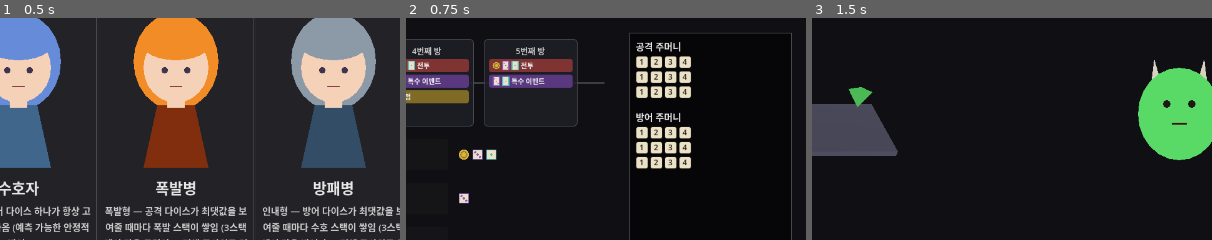
Above: before the commit, frames 1-3 (left to right).
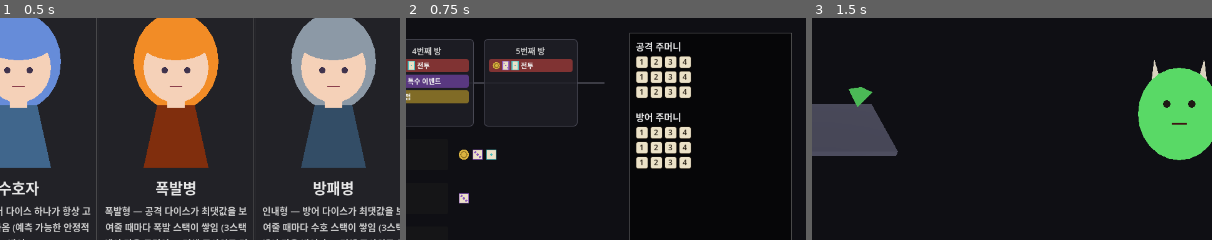
Above: after the commit, the same moments.

Repository: YGseok/ProjectD
Game: Godot game, scene res://code/scenes/character_select.tscn
The game is run twice, just before and just after one commit, with the same random seed, the same clock (stepped at 60 frames per second) and the same inputs.
Inputs:
- Up to frame 1 (0.5 s): no input
- Up to frame 2 (0.75 s): click "던전 시작" at 0.5 s
- Up to frame 3 (1.5 s): click "전투 방 입장 (1번째 방)" at 1.25 s
The pictures show only the part of the screen within x 49-99%, y 17-67%; the shares and areas given below are measured in that part.

Frame 1 is identical in both runs. In frame 2, 1.3% of the frame differs, in the area x 20-42%, y 25-32%; in frame 3, nothing differs.

Commit message:
fix: 라운드 마지막 방이 상점/이벤트/스토리로도 통과되어 라운드가 안 넘어가던 버그 수정
라운드를 넘기려면 마지막 방의 보스를 이겨야 하는데(combat_test.gd -> RunState.advance_round()),
마지막 방에도 상점/특수 이벤트/스토리 이벤트가 확률 노출되고 있었다. 이 세 씬은 전투와 무관하게
RunState.rooms_cleared만 올릴 뿐 advance_round()를 몰라, 마지막 방에서 전투 대신 다른 선택지를
고르면 보스 없이 런이 "클리어" 상태가 되어 round_index가 그대로인 채 새 런 시작으로 이어졌다
(INBOX.md 2026-09-14 "방 다섯개 클리어 후 라운드가 안 올라간다" 신고와 일치).

dungeon_map.gd의 _room_options_for_index()에서 라운드 마지막 방은 전투만 노출하도록 고쳐 해결.
dice_test.gd 회귀 검증 갱신 + qa_out 스크린샷으로 확인. STATUS.md/INBOX.md 인수인계 갱신.

Co-Authored-By: Claude Sonnet 5 <noreply@anthropic.com>

Diff:
--- a/code/scenes/dice_test.gd
+++ b/code/scenes/dice_test.gd
@@ -431,17 +431,23 @@
 	# 정확히 한 번씩만 담은 순열이어야 한다 — 버튼 레이아웃(_layout_visible_buttons)과
 	# 칩 나열(_make_map_node)이 둘 다 "for t in opts.order: if opts[t]: ..."로
 	# 순회하므로, order 자체에 값이 빠지거나 중복되면 노출된 방 선택지 하나가 화면에서
-	# 통째로 안 보이거나(버튼 없음) 중복 렌더링될 수 있다.
+	# 통째로 안 보이거나(버튼 없음) 중복 렌더링될 수 있다. 단, 라운드 마지막 방
+	# (idx == TOTAL_ROOMS - 1, 보스 방)은 2026-09-14 버그 수정으로 전투만 가능하도록
+	# 강제되어 shop/event/story가 전부 false + order가 빈 배열인 것이 의도된 예외다.
 	var order_valid := true
 	for idx in range(10):
 		var opts = map._room_options_for_index(idx)
+		if idx == RunState.TOTAL_ROOMS - 1:
+			if opts.shop or opts.event or opts.story or not opts.order.is_empty():
+				order_valid = false
+			continue
 		var sorted_order: Array = opts.order.duplicate()
 		sorted_order.sort()
 		if sorted_order != ["event", "shop", "story"]:
 			order_valid = false
 	ok = order_valid and ok
-	lines.append("  order가 항상 shop/event/story 순열임(idx 0..9 확인): %s -> %s" % [
-		order_valid, "OK" if order_valid else "FAIL"
+	lines.append("  order가 항상 shop/event/story 순열임(idx 0..9, 보스 방 idx=%d는 예외로 3종 전부 미노출 확인): %s -> %s" % [
+		RunState.TOTAL_ROOMS - 1, order_valid, "OK" if order_valid else "FAIL"
 	])
 
 	map.free()
--- a/code/scenes/dungeon_map.gd
+++ b/code/scenes/dungeon_map.gd
@@ -161,7 +161,24 @@
 ## 임의의 idx를 받을 수 있어 아직 도달하지 않은 미래 방의 미리보기(MapStrip)에도
 ## 그대로 쓸 수 있다 — 실제로 그 방에 도달했을 때 _roll_room_choices()가 계산하는
 ## 값과 완전히 동일한 공식이라 미리보기와 실제 결과가 어긋나지 않는다.
+##
+## 버그 수정(2026-09-14, INBOX.md "방 다섯개 클리어 하고 새 런으로 돌게 되는데
+## 라운드가 진행되어야 한다"): 라운드의 마지막 방(idx == TOTAL_ROOMS - 1)의 몬스터는
+## combat_test.gd의 _monster_config_for_room()이 "보스"로 취급해 강화하고,
+## 보스를 물리쳐야만(_apply_room_advance()) RunState.advance_round()가 불려 라운드가
+## 넘어간다. 그런데 이 마지막 방에도 상점/특수 이벤트/스토리 이벤트가 노출될 수
+## 있었고, shop.gd/event.gd/story_event.gd는 전투와 무관하게 각자
+## RunState.rooms_cleared += 1만 하고 advance_round()를 전혀 모른다 — 그래서
+## 플레이어가 마지막 방에서 전투 대신 상점/이벤트/스토리를 고르면 보스를 만나지도
+## 않은 채 rooms_cleared가 TOTAL_ROOMS에 도달해버려(라운드는 그대로 1에 머문 채)
+## "런 클리어" 상태가 되고, dungeon_map의 "새 런 시작" 버튼이 RunState.reset_run()을
+## 불러 라운드 진행 없이 처음부터 다시 시작하는 것처럼 보였다. 라운드의 마지막 방은
+## (보스를 반드시 거쳐야 라운드가 넘어가므로) 전투만 가능하도록 강제해 이 경로 자체를
+## 막는다.
 func _room_options_for_index(idx: int) -> Dictionary:
+	if idx == RunState.TOTAL_ROOMS - 1:
+		var empty_order: Array[String] = []
+		return {"shop": false, "event": false, "story": false, "order": empty_order}
 	var rng := RandomNumberGenerator.new()
 	rng.seed = idx * 104729 + 7
 	var opts := {
@@ -469,6 +486,15 @@
 	_update_labels()
 
 
+## QA 전용 — 2026-09-14 버그 수정 검증용. 실제로 4개 방을 다 이겨야만 도달하는
+## 라운드 마지막 방(보스 방, rooms_cleared == TOTAL_ROOMS - 1) 상태를 직접 만들어,
+## 상점/특수 이벤트/스토리 이벤트 버튼이 전부 숨겨지고 전투 버튼만 보이는지 확인한다.
+func _debug_show_boss_room() -> void:
+	RunState.rooms_cleared = RunState.TOTAL_ROOMS - 1
+	_roll_room_choices()
+	_update_labels()
+
+
 ## qa/visual_qa.gd의 GAME_QA_CALL로 호출하기 위한 QA 전용 훅. CustomizePanel은
 ## dungeon_map의 자식 노드라 GAME_QA_CALL(현재 씬 루트에서만 호출 가능)이 직접 열 수
 ## 없으므로, 씬 루트(이 스크립트)에 얇은 래퍼를 둔다.
Not shown, changed: docs/INBOX_ARCHIVE.md
Not shown, changed: docs/STATUS.md
Not shown, changed: docs/STATUS_ARCHIVE.md
Not shown, changed: docs/feedback/INBOX.md
